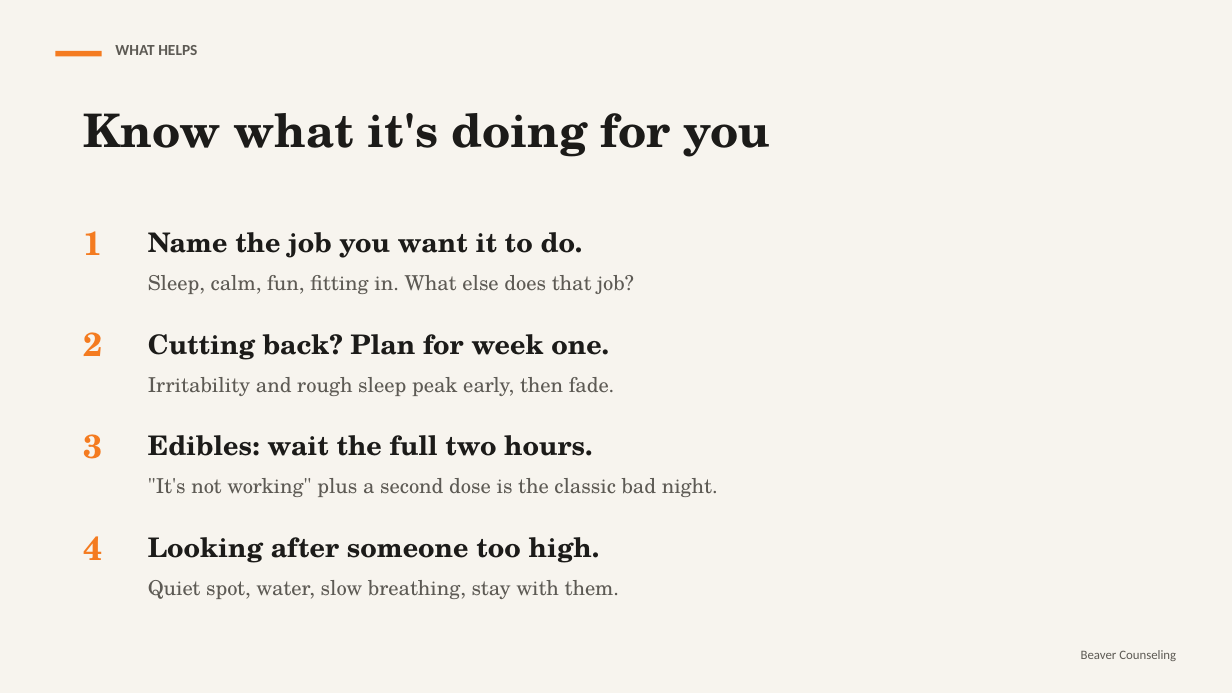
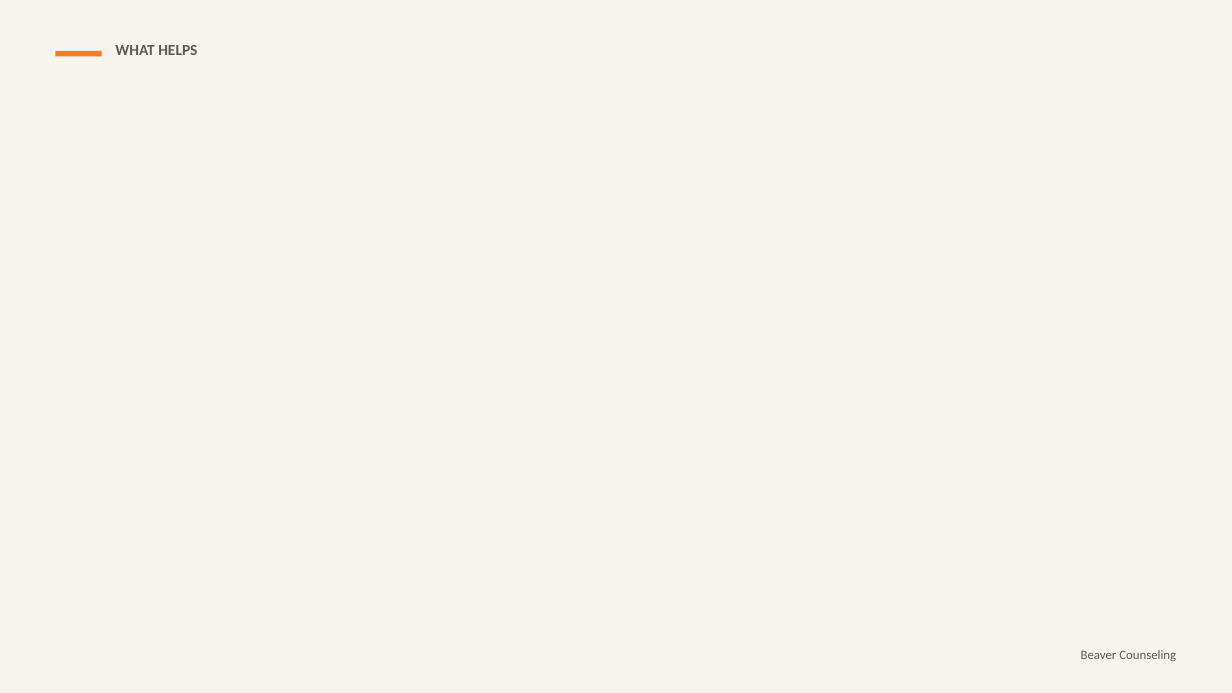
Before and after one commit to rmwtoolkit/bcds-toolkit, a slide deck: slide 33 of decks/weed-and-your-brain-lesson-v2.pptx (slide 10 before the commit). Drawn at 1232x693 pixels with LibreOffice and Linux fonts; fonts in the diff are those of the drawing; background and template pictures are left out. Boxes give left, top, right and bottom in pixels: in the first picture for what was removed or moved away, otherwise in the second. Text is boxed around its words. In the diff, an @@ line names an element or a change of style, - is before the commit and + after.

```diff
--- a/decks/weed-and-your-brain-lesson-v2.pptx
+++ b/decks/weed-and-your-brain-lesson-v2.pptx
@@ text removed at (83, 113, 771, 157) @@
-Know what it's doing for you
@@ text removed at (83, 231, 102, 255) @@
-1
@@ text removed at (148, 232, 634, 294) @@
-Name the job you want it to do.
-Sleep, calm, fun, fitting in. What else does that job?
@@ text removed at (83, 332, 102, 356) @@
-2
@@ text removed at (148, 334, 615, 396) @@
-Cutting back? Plan for week one.
-Irritability and rough sleep peak early, then fade.
@@ text removed at (83, 434, 102, 459) @@
-3
@@ text removed at (148, 435, 718, 497) @@
-Edibles: wait the full two hours.
-"It's not working" plus a second dose is the classic bad night.
@@ text removed at (83, 536, 102, 560) @@
-4
@@ text removed at (148, 537, 619, 599) @@
-Looking after someone too high.
-Quiet spot, water, slow breathing, stay with them.
```
Also in this commit, not shown: 9 other slides changed, 28 slides added, 2 slides removed, 17 other files.
